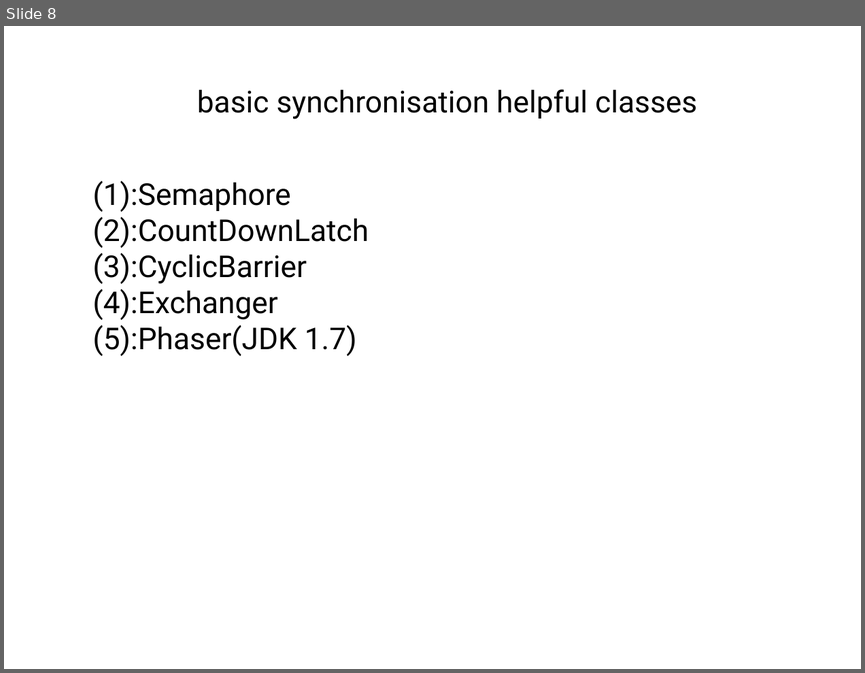
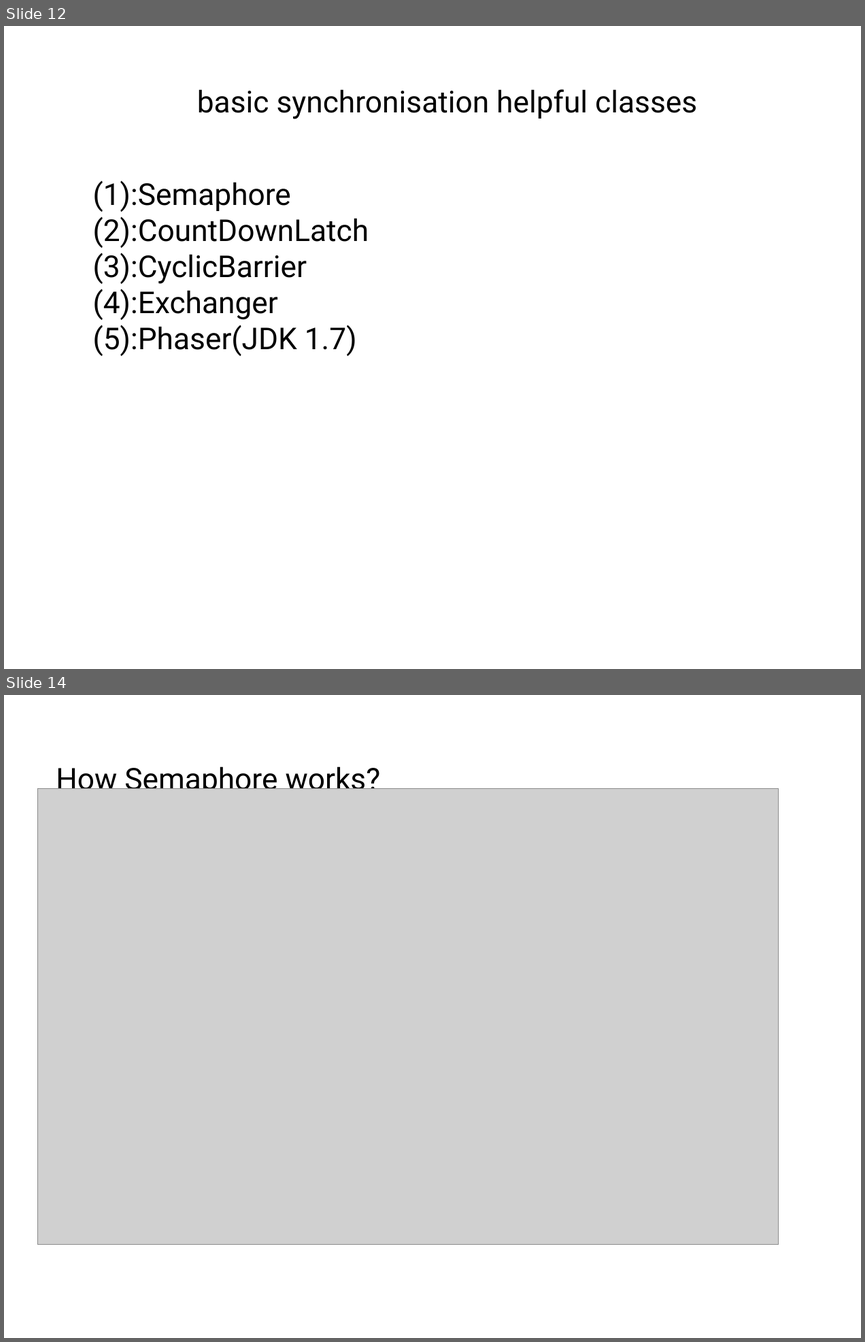
Before and after one commit to tangchuanzhou/Java-concurrency-test, a slide deck: ppt/Java_concurrency.pptx. Shown one above the other, each under a label of ours: slide 8 before the commit, slides 12 and 14 after it; the slides between them are not shown. The pictures are 865x673 and 865x1342 pixels, drawn with LibreOffice and Linux fonts; fonts in the diff are those of the drawing; grey boxes stand for pictures. Boxes give left, top, right and bottom in pixels: in the first picture for what was removed or moved away, otherwise in the second. Text is boxed around its words. In the diff, an @@ line names an element or a change of style, - is before the commit and + after.

```diff
--- a/ppt/Java_concurrency.pptx
+++ b/ppt/Java_concurrency.pptx
@@ slide 14 added at box(4, 695, 861, 1338), background #FFFFFF @@
@@ text added at box(56, 766, 381, 797), 36 pt, text #000000 @@
+How Semaphore works?
@@ picture added at box(38, 789, 779, 1244) @@
@@ what was slide 8 is now slide 12 @@
```
Also in this commit, not shown: 8 slides changed, 12 other slides added, 2 slides removed, 1 other file.
